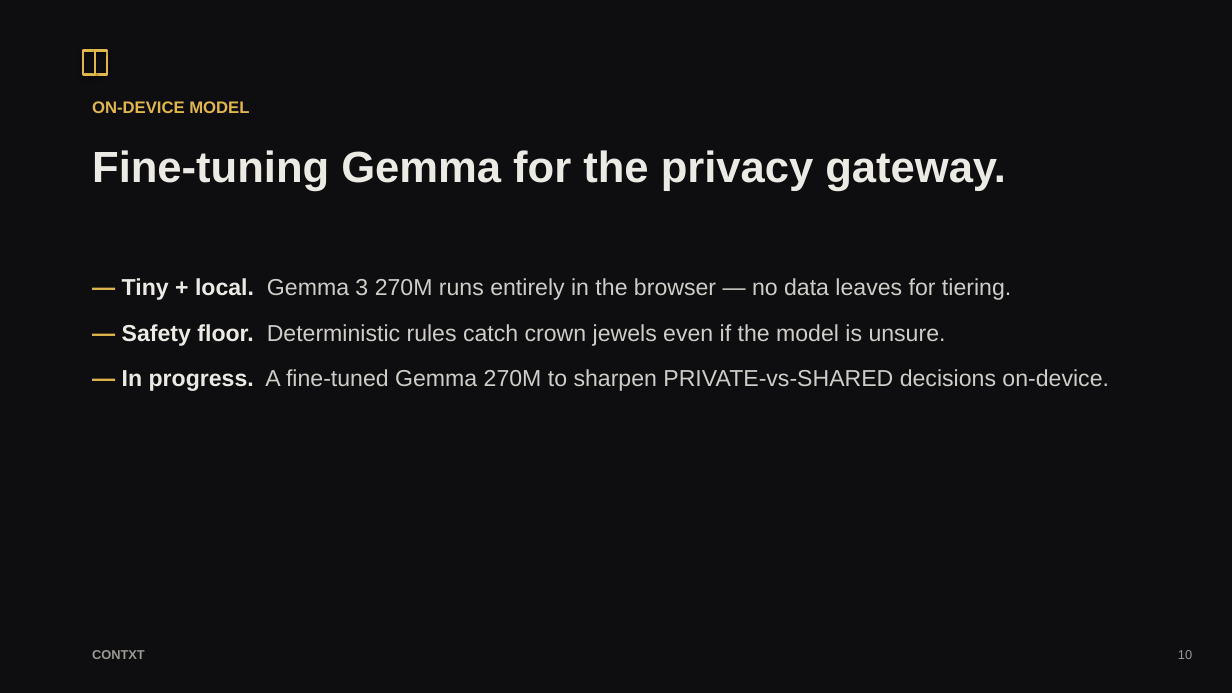
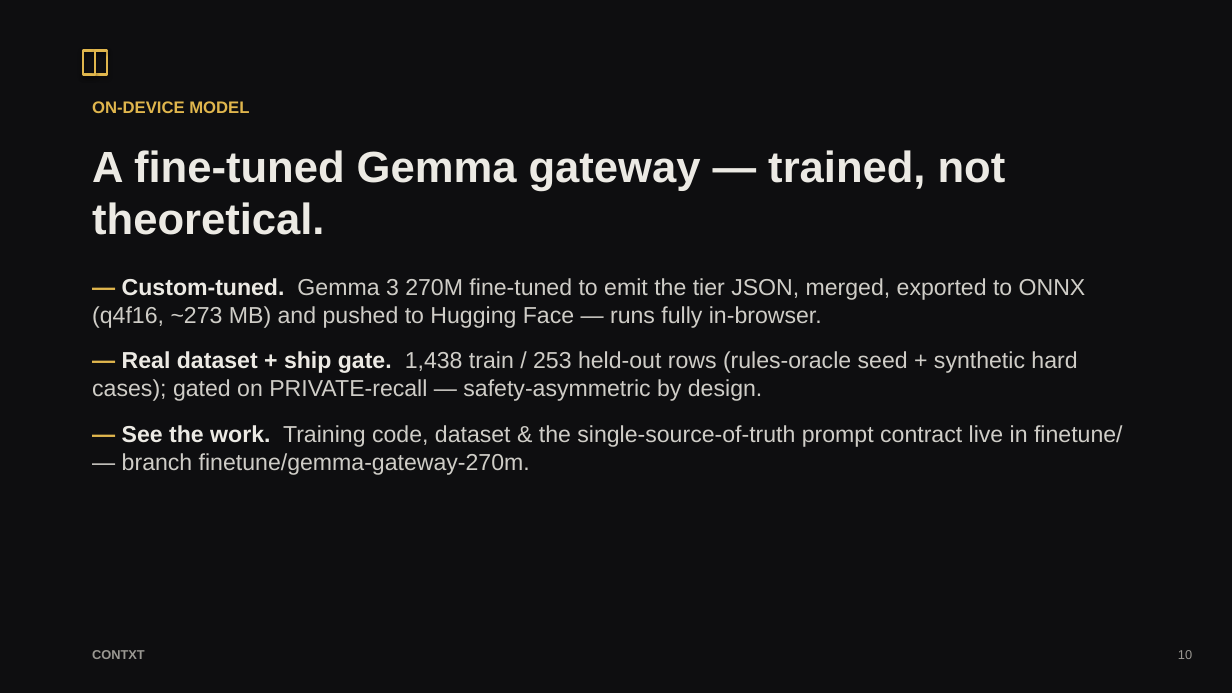
Before and after one commit to Blackx16/contxt, a slide deck: slide 10 of docs/contxt-pitch.pptx. Drawn at 1232x693 pixels with LibreOffice and Linux fonts; fonts in the diff are those of the drawing. Boxes give left, top, right and bottom in pixels: in the first picture for what was removed or moved away, otherwise in the second. Text is boxed around its words. In the diff, an @@ line names an element or a change of style, - is before the commit and + after.

```diff
--- a/docs/contxt-pitch.pptx
+++ b/docs/contxt-pitch.pptx
@@ text at (92, 150, 1006, 235): text changed @@
-Fine-tuning Gemma for the privacy gateway.
+A fine-tuned Gemma gateway — trained, not theoretical.
@@ text at (92, 278, 1123, 475): text changed @@
-— Tiny + local. Gemma 3 270M runs entirely in the browser — no data leaves for tiering.
-— Safety floor. Deterministic rules catch crown jewels even if the model is unsure.
-— In progress. A fine-tuned Gemma 270M to sharpen PRIVATE-vs-SHARED decisions on-device.
+— Custom-tuned. Gemma 3 270M fine-tuned to emit the tier JSON, merged, exported to ONNX (q4f16, ~273 MB) and pushed to Hugging Face — runs fully in-browser.
+— Real dataset + ship gate. 1,438 train / 253 held-out rows (rules-oracle seed + synthetic hard cases); gated on PRIVATE-recall — safety-asymmetric by design.
+— See the work. Training code, dataset & the single-source-of-truth prompt contract live in finetune/ — branch finetune/gemma-gateway-270m.
```
Also in this commit, not shown: 1 other file.
